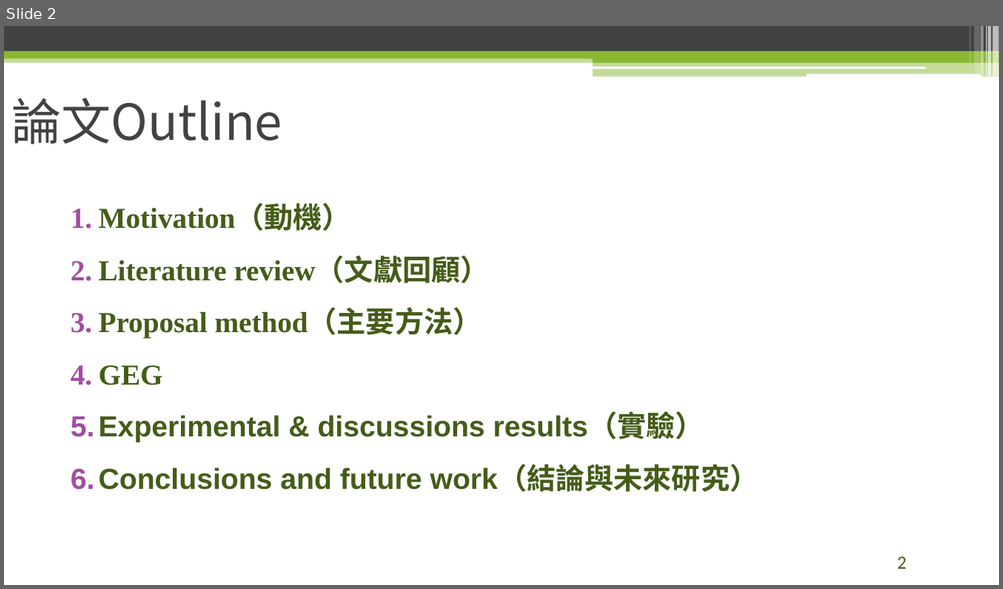
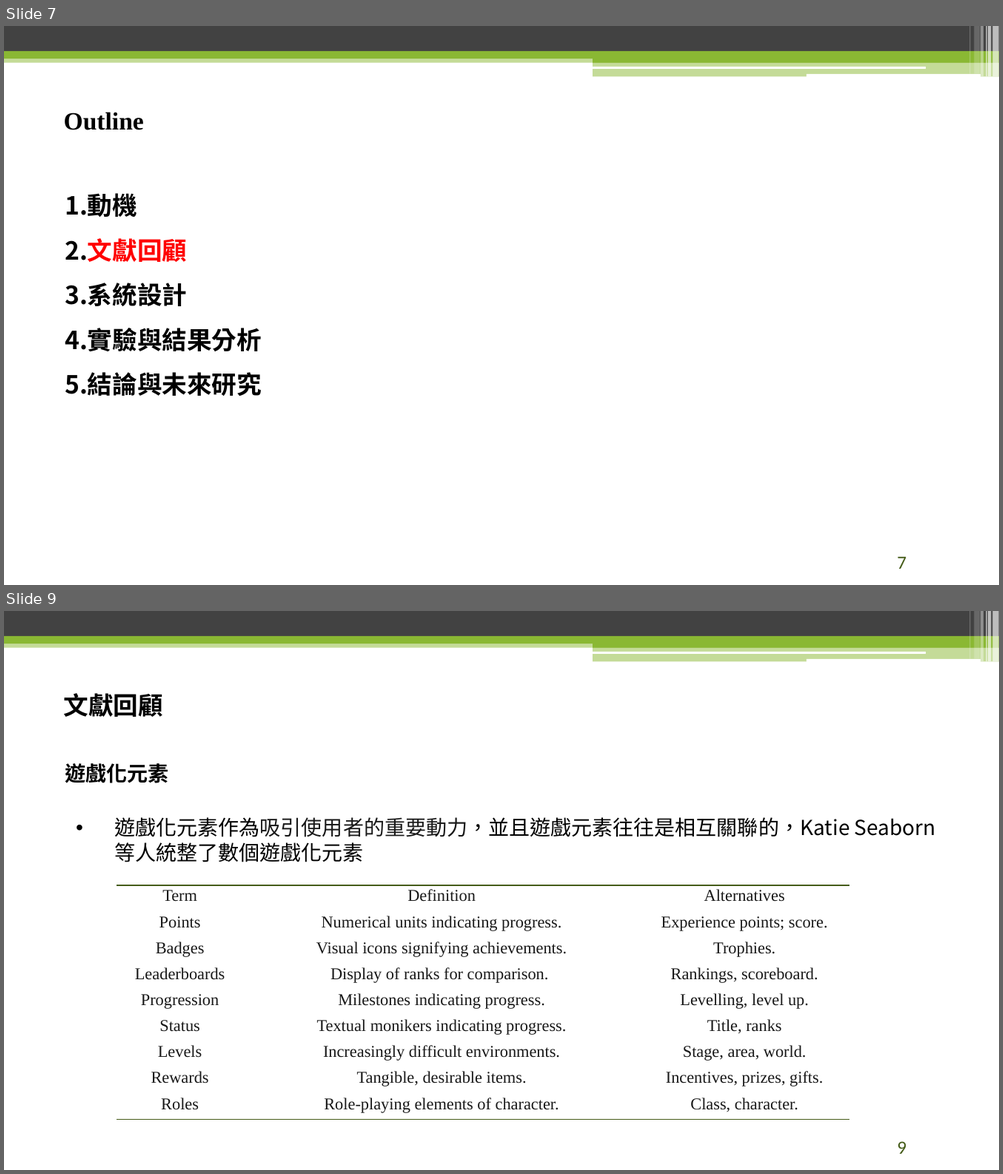
Before and after one commit to raknza/Master-Thesis, a slide deck: 論文口試.pptx. Shown one above the other, each under a label of ours: slide 2 before the commit, slides 7 and 9 after it; the slides between them are not shown. The pictures are 1003x589 and 1003x1174 pixels, drawn with LibreOffice and Linux fonts; fonts in the diff are those of the drawing; background and template pictures are left out. Boxes give left, top, right and bottom in pixels: in the first picture for what was removed or moved away, otherwise in the second. Text is boxed around its words. In the diff, an @@ line names an element or a change of style, - is before the commit and + after.

```diff
--- a/論文口試.pptx
+++ b/論文口試.pptx
@@ slide 9 added at (x1=4, y1=611, x2=999, y2=1170), background #FFFFFF; not listed: 13 template elements that a slide beside it also shows @@
@@ title added at (x1=64, y1=693, x2=163, y2=717), 24 pt, text #000000, bold @@
+文獻回顧
@@ text added at (x1=65, y1=763, x2=849, y2=837), 20 pt, text #000000 @@
+遊戲化元素
+• 遊戲化元素作為吸引使用者的重要動力，並且遊戲元素往往是相互關聯的，Katie Seaborn等人統整了數個遊戲化元素
@@ table added at (x1=116, y1=886, x2=848, y2=1120), 9 rows, 3 columns @@
+Term | Definition | Alternatives
+Points | Numerical units indicating progress. | Experience points; score.
+Badges | Visual icons signifying achievements. | Trophies.
+Leaderboards | Display of ranks for comparison. | Rankings, scoreboard.
+Progression | Milestones indicating progress. | Levelling, level up.
+Status | Textual monikers indicating progress. | Title, ranks
+Levels | Increasingly difficult environments. | Stage, area, world.
+Rewards | Tangible, desirable items. | Incentives, prizes, gifts.
+Roles | Role-playing elements of character. | Class, character.
@@ page number added at (x1=896, y1=1142, x2=906, y2=1154), 18 pt, text #455C19 @@
+9
@@ what was slide 2 is now slide 7 @@
@@ slide 7 changed as well @@
@@ title at (x1=64, y1=112, x2=144, y2=130): text changed; size 48 to 24 pt; font Noto Sans CJK SC to Times New Roman; text colour #424242 to #000000; bold on @@
-論文Outline
+Outline
@@ text at (x1=65, y1=193, x2=262, y2=396): text changed; size 28 to 24 pt; font Arial to Calibri; text colour #455C19 to #000000 @@
-1. Motivation（動機）
-2. Literature review（文獻回顧）
-3. Proposal method（主要方法）
-4. GEG
-5. Experimental & discussions results（實驗）
-6. Conclusions and future work（結論與未來研究）
+1. 動機
+2. 文獻回顧
+3. 系統設計
+4. 實驗與結果分析
+5. 結論與未來研究
@@ page number at (x1=896, y1=557, x2=906, y2=569): text changed @@
-2
+7
```
Also in this commit, not shown: 1 other slide changed, 24 other slides added, 12 slides removed, 17 other files.
